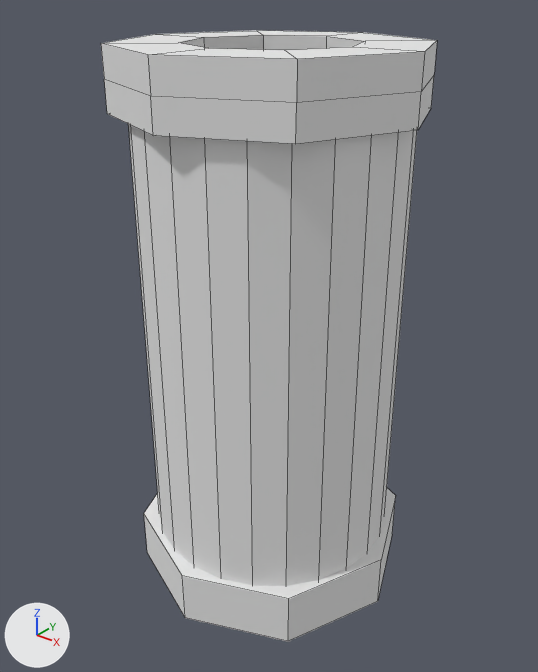
An edit to the OBJ model Assets/meshs/MK68_shell.obj, drawn before and after from the same camera.
One viewpoint serves both versions: a 50 mm camera at (1.453, -1.834, 1.14) aimed at (-0.005, -0.011, 0.01). Lighting does not change. The marker at lower left points along +X, +Y and +Z. Mesh edges are drawn as thin lines. Where no turn or scale is listed for an object, it has been applied to the vertices.

Objects in the first picture: 'Cylinder.006_Cylinder.001'.
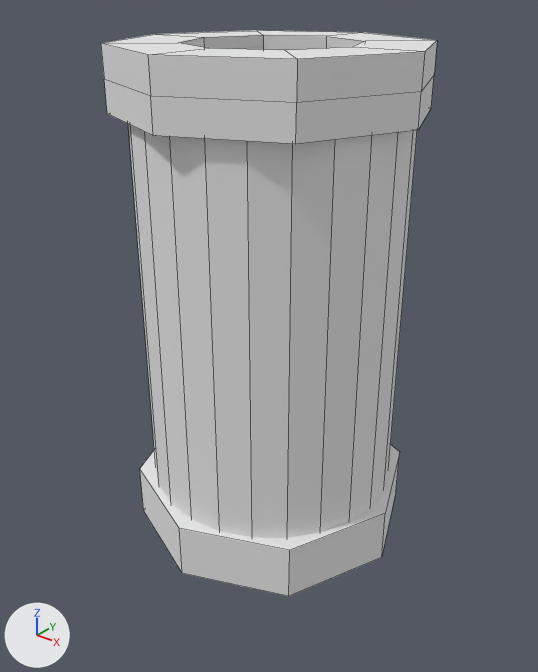
The newer file is also turned or shifted as a whole; pictures and numbers use the older file's frame.

Boxes (x1, y1, x2, y2) around the edits, measured in the pictures (538 x 672 px; the box of a moved part takes in the faces that stretch with it):
'Cylinder.006_Cylinder.001', reshaped (8% shorter)
    before: (101, 30, 437, 642)
    after: (101, 30, 437, 596)
part 1 of me_cylinder_006_cylinder_001, moved or reshaped
    before: (144, 488, 396, 642)
    after: (140, 445, 400, 596)
part 2 of me_cylinder_006_cylinder_001, built on
    before: (128, 124, 417, 586)
    after: (128, 124, 417, 538)

Diff of the bpy script that builds the scene:
```diff
--- a/Assets/meshs/MK68_shell.obj.py
+++ b/Assets/meshs/MK68_shell.obj.py
@@ me_cylinder_006_cylinder_001 @@
 # used by ob_cylinder_006_cylinder_001; location = (0.0, 0.0, 0.0)
-me_cylinder_006_cylinder_001.from_pydata(...)  # 104 vertices, 75 faces; spans x -0.49..0.49, y -0.49..0.49, z -0.92..0.96
+me_cylinder_006_cylinder_001.from_pydata(...)  # 152 vertices, 124 faces; spans x -0.49..0.49, y -0.49..0.49, z -0.71..0.96
+# me_cylinder_006_cylinder_001 part 1: the loose piece of 16 vertices spanning x -0.49..0.49, y -0.49..0.49, z -0.92..-0.72 is moved by (0.0, 0.0, 0.21)
+# me_cylinder_006_cylinder_001 part 2
+# 24 vertices in x -0.44..0.44, y -0.44..0.44, z -0.89 move by (0.0, 0.0, 0.21)
+# 40 vertices are added at x -0.42..0.42, y -0.42..0.42, z -0.67..0.89
+# 8 new vertices lie (0.0, 0.0, 1.56) away from vertices in x -0.36..0.36, y -0.36..0.36, z -0.67
+# 49 new faces join them
 me_cylinder_006_cylinder_001.materials.append(mat_none)
```
